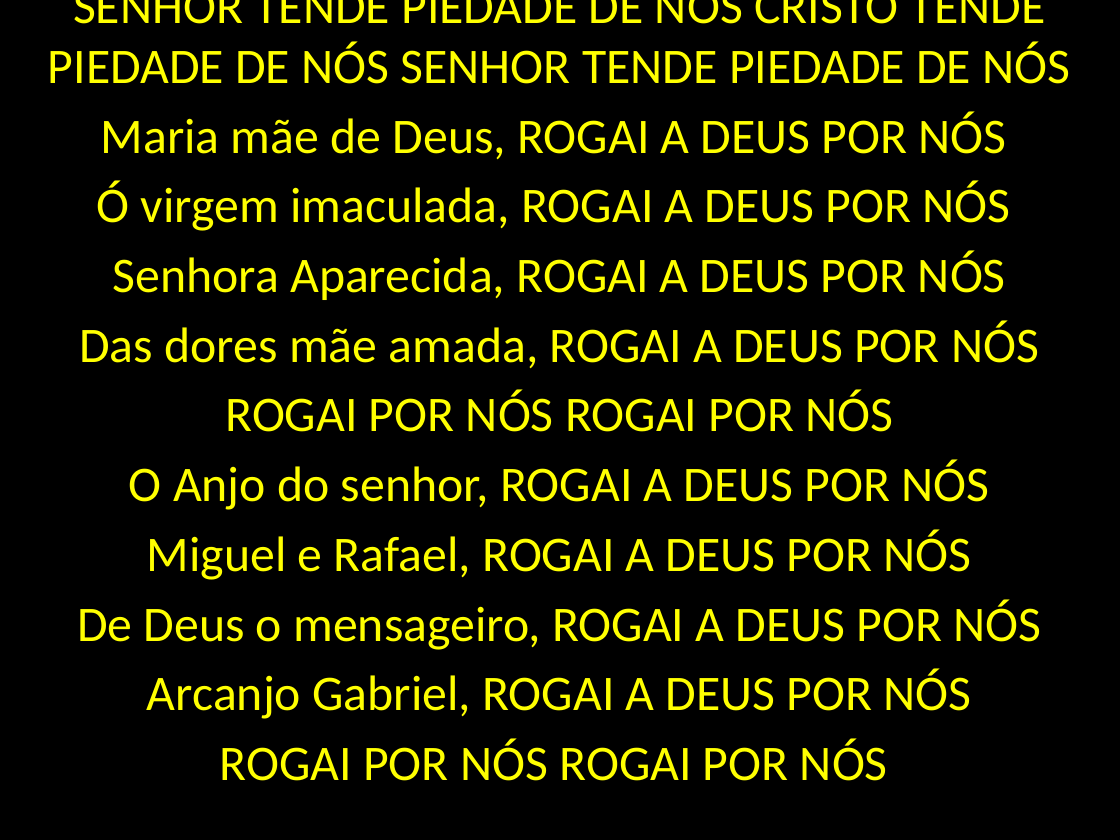
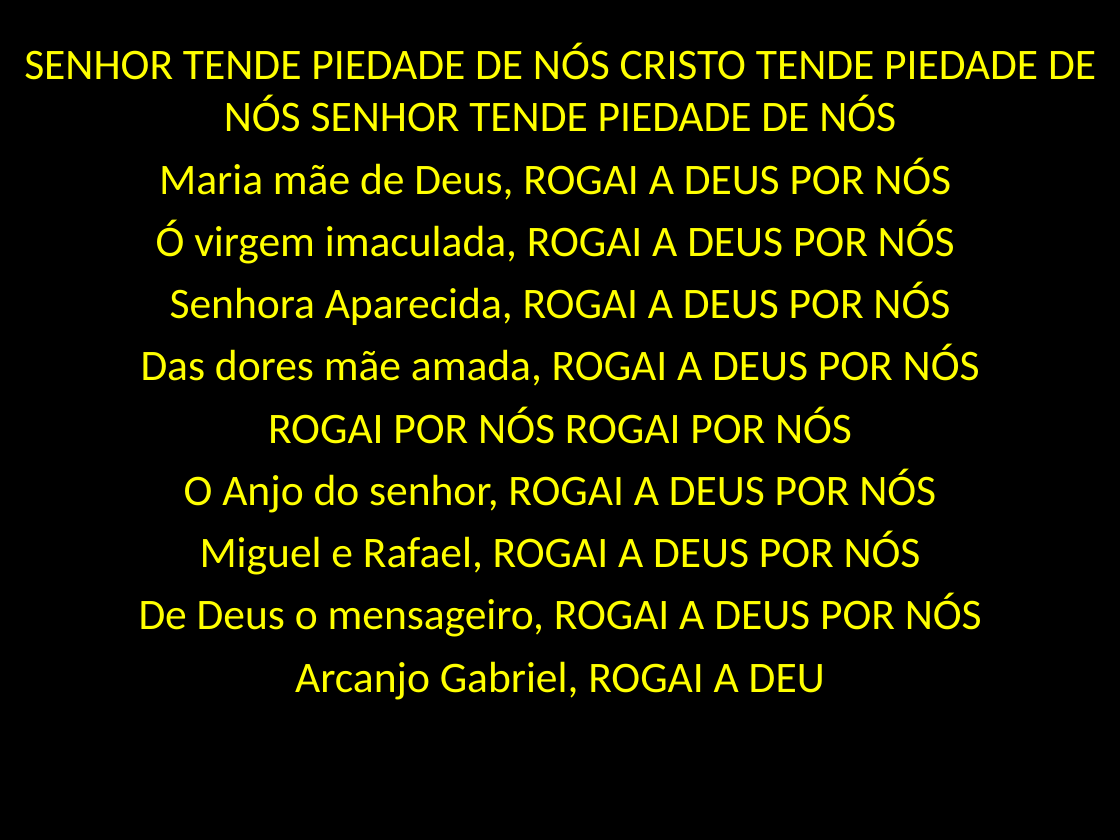
Before and after one commit to martematica/igreja, a slide deck: slide 1 of LADANHIA DE TODOS SANTOS FINAL.pptx. Drawn at 1120x840 pixels with LibreOffice and Linux fonts; fonts in the diff are those of the drawing. Boxes give left, top, right and bottom in pixels: in the first picture for what was removed or moved away, otherwise in the second. Text is boxed around its words. In the diff, an @@ line names an element or a change of style, - is before the commit and + after.

```diff
--- a/LADANHIA DE TODOS SANTOS FINAL.pptx
+++ b/LADANHIA DE TODOS SANTOS FINAL.pptx
@@ subtitle at [24, 43, 1096, 637]: size 32 to 28 pt @@
@@ subtitle at [295, 661, 825, 700]: text changed; size 32 to 28 pt @@
-Arcanjo Gabriel, ROGAI A DEUS POR NÓS
-ROGAI POR NÓS ROGAI POR NÓS
+Arcanjo Gabriel, ROGAI A DEU
```
Also in this commit, not shown: 1 other slide changed, 4 other files.
